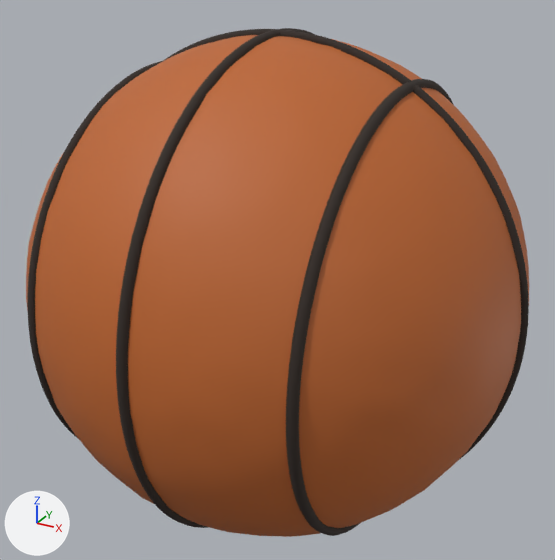
What one commit did to the glTF model public/models/basketball.glb.
One viewpoint serves both versions: a camera (50 mm lens) standing at (1.418, -2.579, 1.31) and looking at (-0.004, 0.006, 0.017). Every picture has the same lights, and +X, +Y and +Z are marked at lower left. The older version comes first. Vertices at exactly the same position are counted once.

Objects in the first picture: 'basketball', 'seam_eq', 'seam_ring', 'seam_side_neg', 'seam_side_pos'.
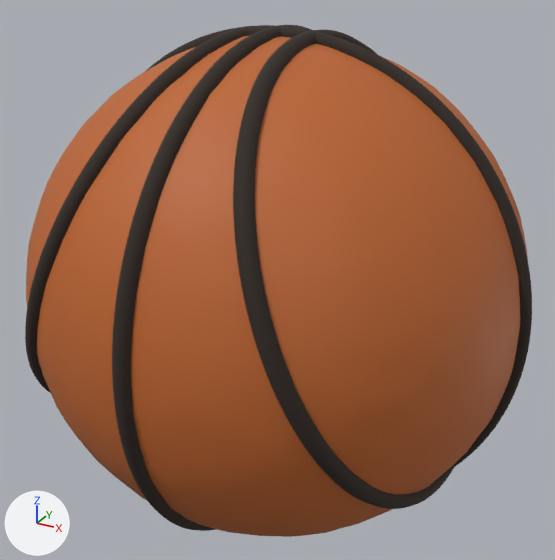
Edits to the scene script, one JSON object a line:
```json
{"block": "me_seam_eq", "where": "# used by ob_seam_eq; location = (0.0, 0.0, 0.0)"}
{"op": "remove", "block": "me_seam_eq", "code": "me_seam_eq.from_pydata(...)  # 2000 vertices, 4000 faces; spans x -1.02..1.02, y -0.02..0.02, z -1.02..1.02"}
{"op": "add", "block": "me_seam_eq", "code": "me_seam_eq.from_pydata(...)  # 2400 vertices, 4800 faces; spans x -1.03..1.03, y -0.03..0.03, z -1.03..1.03"}
{"block": "me_seam_eq", "change": "me_seam_eq part 1: 2000 vertices removed from x -1.02..1.02, y -0.02..0.02, z -1.02..1.02; 2400 vertices added at x -1.03..1.03, y -0.03..0.03, z -1.03..1.03"}
{"block": "me_seam_ring", "where": "# used by ob_seam_ring; location = (0.0, 0.0, 0.0)"}
{"op": "remove", "block": "me_seam_ring", "code": "me_seam_ring.from_pydata(...)  # 2000 vertices, 4000 faces; spans x -0.02..0.02, y -1.02..1.02, z -1.02..1.02"}
{"op": "add", "block": "me_seam_ring", "code": "me_seam_ring.from_pydata(...)  # 2400 vertices, 4800 faces; spans x -0.03..0.03, y -1.03..1.03, z -1.03..1.03"}
{"block": "me_seam_ring", "change": "me_seam_ring part 2: 2000 vertices removed from x -0.02..0.02, y -1.02..1.02, z -1.02..1.02; 2400 vertices added at x -0.03..0.03, y -1.03..1.03, z -1.03..1.03"}
{"op": "add", "block": "me_seam_l", "code": ["me_seam_l = bpy.data.meshes.new('seam_L')", "me_seam_l.from_pydata(...)  # 2400 vertices, 4800 faces; spans x -0.82..-0.11, y -0.9..0.9, z -0.65..1.02", "me_seam_l.materials.append(mat_seam)  # brown #302721"]}
{"op": "add", "block": "me_seam_r", "code": ["me_seam_r = bpy.data.meshes.new('seam_R')", "me_seam_r.from_pydata(...)  # 2400 vertices, 4800 faces; spans x 0.11..0.82, y -0.9..0.9, z -0.65..1.02", "me_seam_r.materials.append(mat_seam)  # brown #302721"]}
{"op": "remove", "block": "ob_seam_side_pos", "code": ["ob_seam_side_pos = bpy.data.objects.new('seam_side_pos', me_seam_side_pos)", "ob_seam_side_pos.location = (0.0, 0.0, 0.0)"]}
{"op": "remove", "block": "ob_seam_side_neg", "code": ["ob_seam_side_neg = bpy.data.objects.new('seam_side_neg', me_seam_side_neg)", "ob_seam_side_neg.location = (0.0, 0.0, 0.0)"]}
{"op": "add", "block": "ob_seam_l", "code": ["ob_seam_l = bpy.data.objects.new('seam_L', me_seam_l)", "ob_seam_l.location = (0.0, 0.0, 0.0)"]}
{"op": "add", "block": "ob_seam_r", "code": ["ob_seam_r = bpy.data.objects.new('seam_R', me_seam_r)", "ob_seam_r.location = (0.0, 0.0, 0.0)"]}
```

Location of each change, [x1, y1, x2, y2] in pixels of the pictures (555 x 560 px):
```json
{"object": "seam_R", "change": "added", "after": [233, 29, 454, 509]}
{"object": "seam_ring", "change": "reshaped", "before": [116, 28, 313, 528], "after": [112, 25, 311, 531]}
{"object": "seam_eq", "change": "reshaped", "before": [163, 29, 529, 460], "after": [146, 25, 532, 467], "on screen": "mostly hidden"}
{"object": "seam_side_pos", "change": "deleted", "before": [286, 79, 454, 536]}
{"object": "seam_L", "change": "added", "after": [25, 27, 248, 393], "on screen": "mostly hidden"}
{"object": "seam_side_neg", "change": "deleted", "before": [27, 61, 163, 437], "on screen": "mostly hidden"}
```
